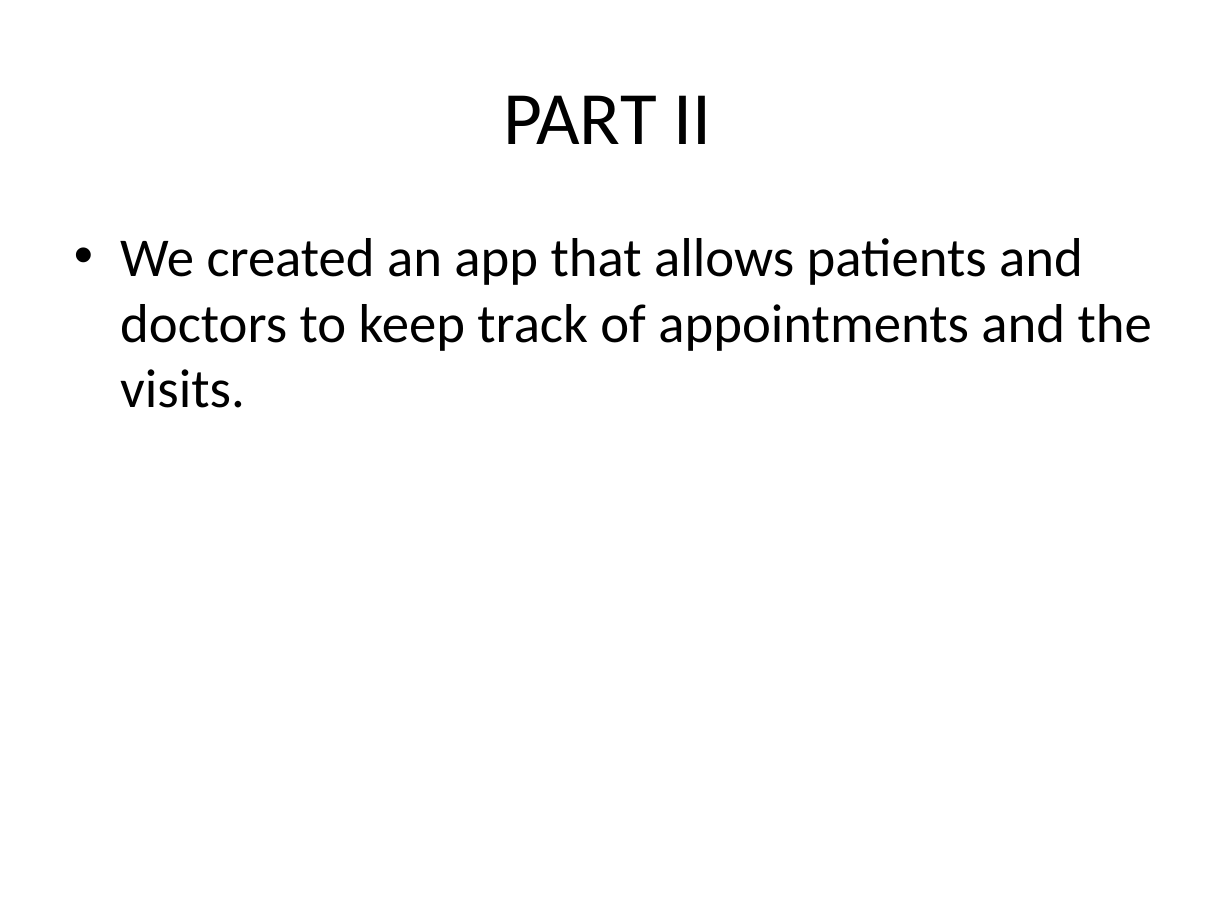
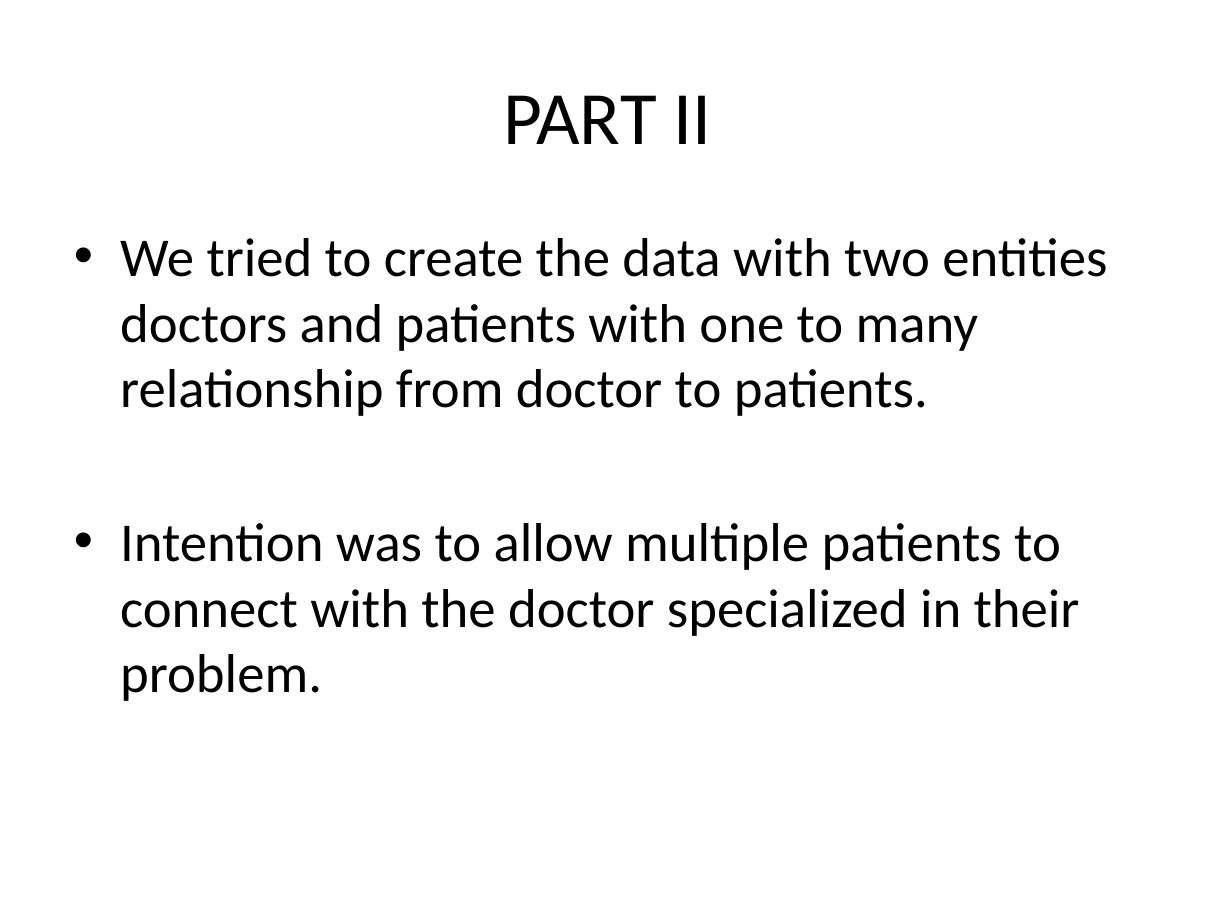
Before and after one commit to cmmaxwell/F15E7, a slide deck: slide 11 of Presentation1.pptx (slide 5 before the commit). Drawn at 1232x924 pixels with LibreOffice and Linux fonts; fonts in the diff are those of the drawing. Boxes give left, top, right and bottom in pixels: in the first picture for what was removed or moved away, otherwise in the second. Text is boxed around its words. In the diff, an @@ line names an element or a change of style, - is before the commit and + after.

Commit message:
powerpoint

```diff
--- a/Presentation1.pptx
+++ b/Presentation1.pptx
@@ text at box(120, 238, 1107, 701): text changed @@
-• We created an app that allows patients and doctors to keep track of appointments and the visits.
+• We tried to create the data with two entities doctors and patients with one to many relationship from doctor to patients.
+• Intention was to allow multiple patients to connect with the doctor specialized in their problem.
```
Also in this commit, not shown: 9 slides added.
